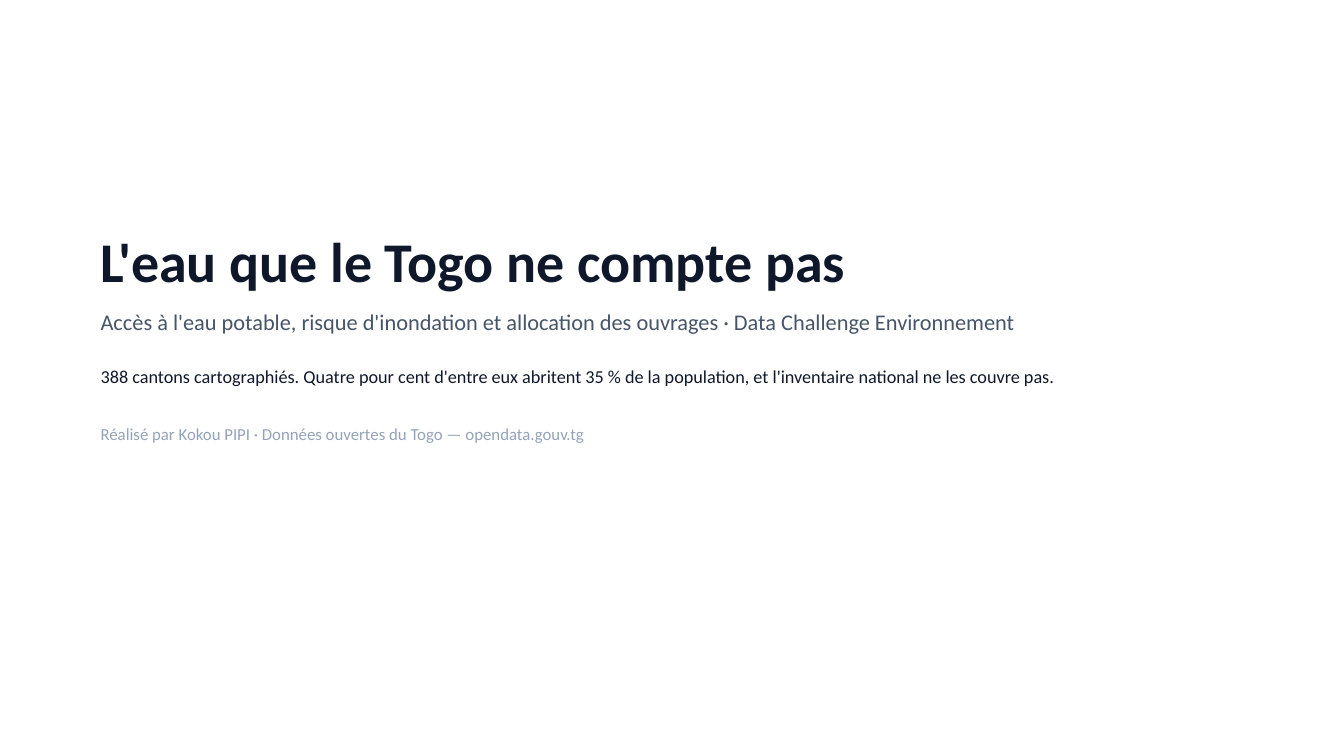
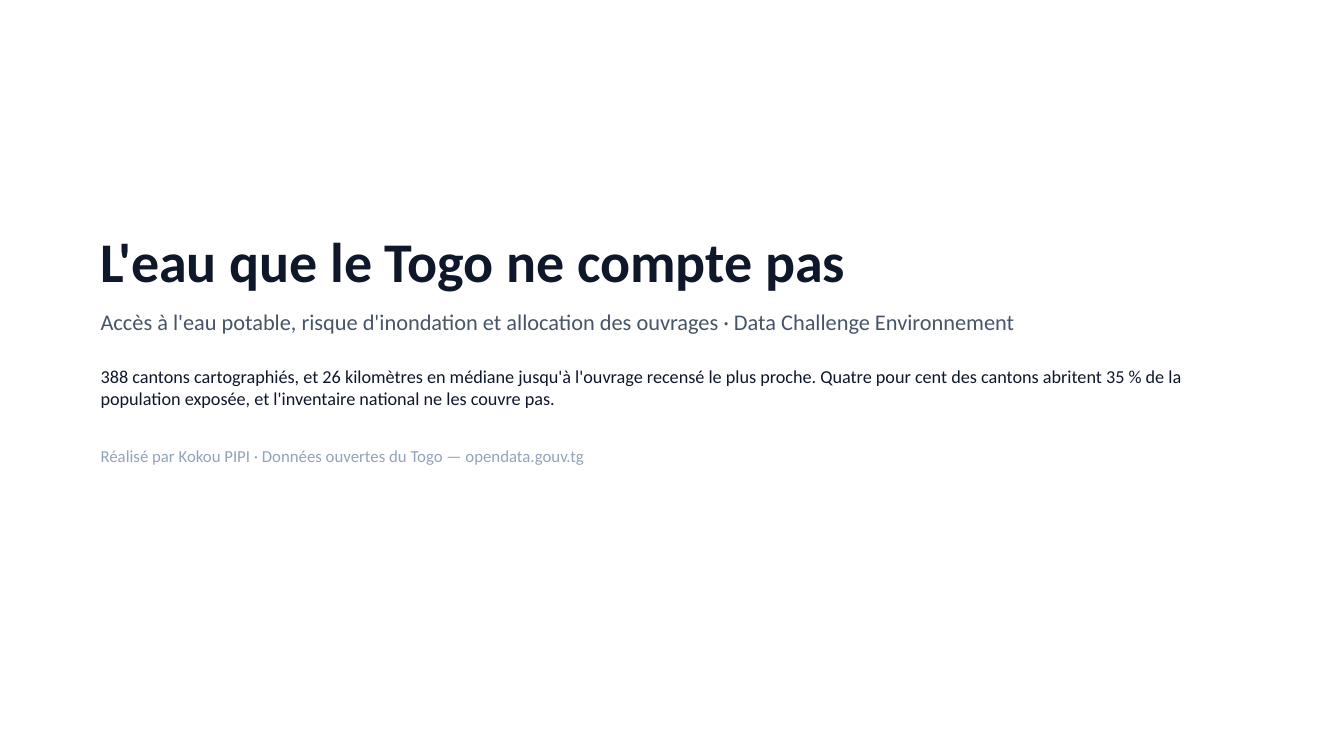
Before and after one commit to Bernardpip/data_lab_challenges, a slide deck: slide 1 of Togo-environnement-hydrolique/rapport/Togo_Eau_Assainissement_Rapport.pptx. Drawn at 1344x756 pixels with LibreOffice and Linux fonts; fonts in the diff are those of the drawing. Boxes give left, top, right and bottom in pixels: in the first picture for what was removed or moved away, otherwise in the second. Text is boxed around its words. In the diff, an @@ line names an element or a change of style, - is before the commit and + after.

```diff
--- a/Togo-environnement-hydrolique/rapport/Togo_Eau_Assainissement_Rapport.pptx
+++ b/Togo-environnement-hydrolique/rapport/Togo_Eau_Assainissement_Rapport.pptx
@@ text at (x1=101, y1=370, x2=1181, y2=408): text changed @@
-388 cantons cartographiés. Quatre pour cent d'entre eux abritent 35 % de la population, et l'inventaire national ne les couvre pas.
+388 cantons cartographiés, et 26 kilomètres en médiane jusqu'à l'ouvrage recensé le plus proche. Quatre pour cent des cantons abritent 35 % de la population exposée, et l'inventaire national ne les couvre pas.
```
Also in this commit, not shown: 5 other slides changed, 3 slides added, 3 slides removed, 11 other files.
